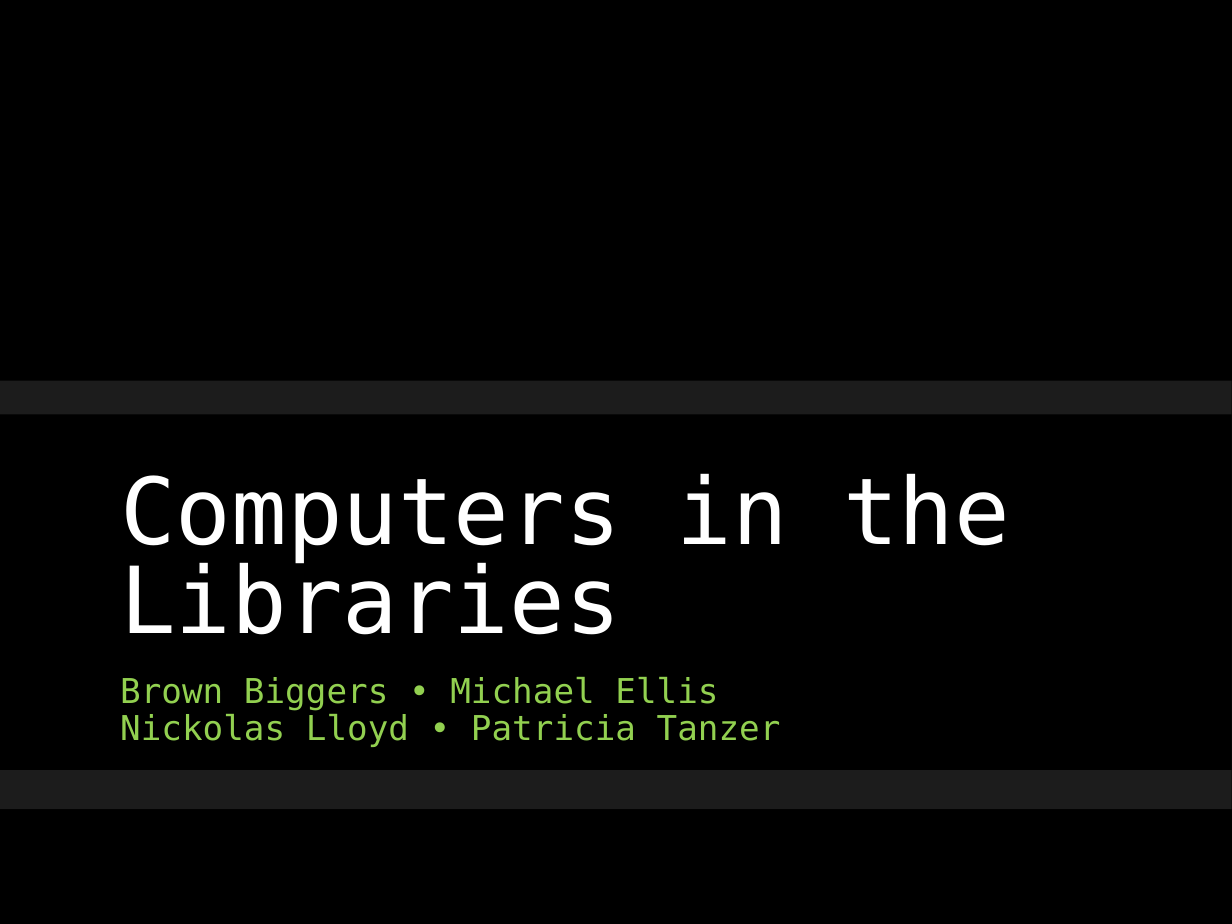
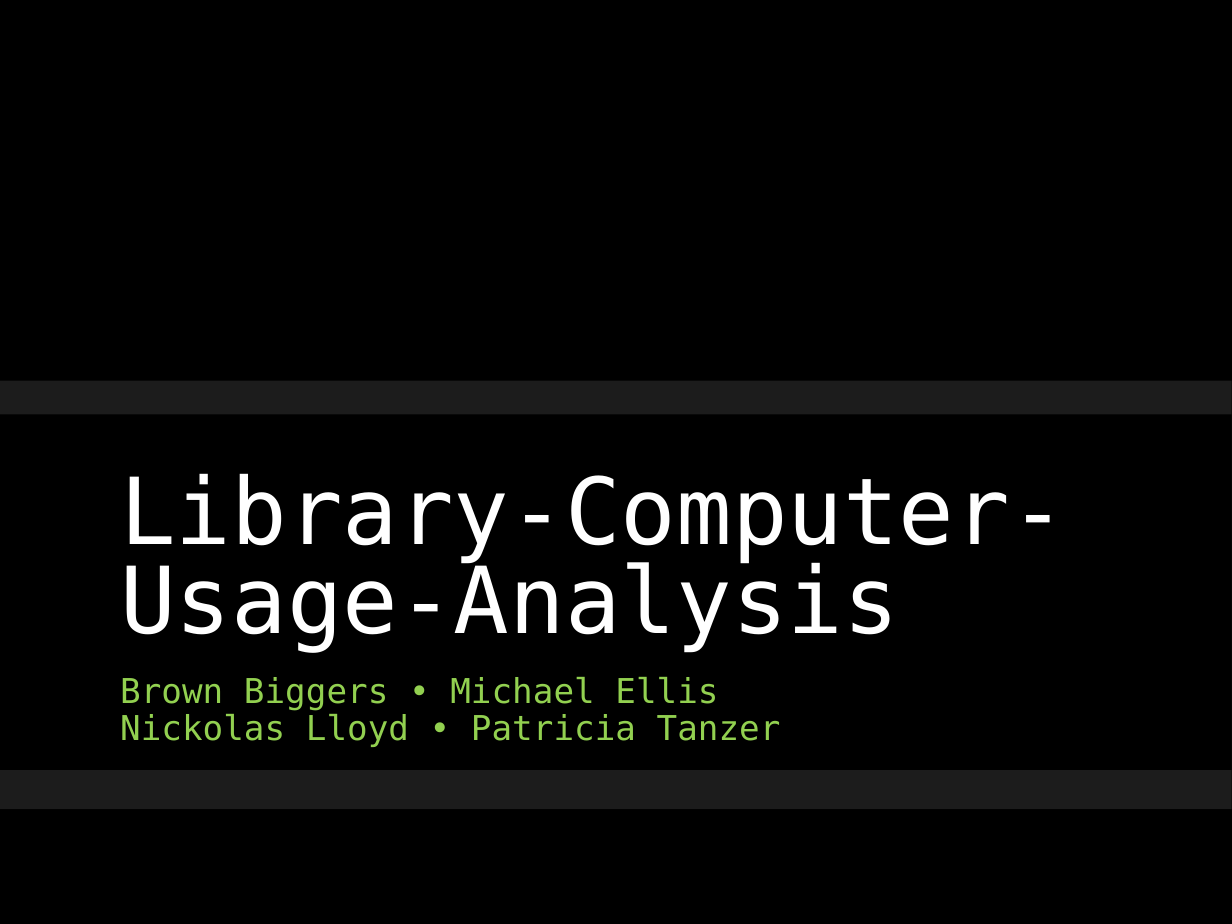
Before and after one commit to UNCG-CSE/Library-Computer-Usage-Analysis, a slide deck: slide 1 of docs/Computers in the Libraries.pptx. Drawn at 1232x924 pixels with LibreOffice and Linux fonts; fonts in the diff are those of the drawing; background and template pictures are left out. Boxes give left, top, right and bottom in pixels: in the first picture for what was removed or moved away, otherwise in the second. Text is boxed around its words. In the diff, an @@ line names an element or a change of style, - is before the commit and + after.

Commit message:
Updated pptx file

```diff
--- a/docs/Computers in the Libraries.pptx
+++ b/docs/Computers in the Libraries.pptx
@@ title at (120, 473, 1066, 651): text changed @@
-Computers in the Libraries
+Library-Computer-Usage-Analysis
```
Also in this commit, not shown: 1 other slide changed, 2 slides added, 7 slides removed.
